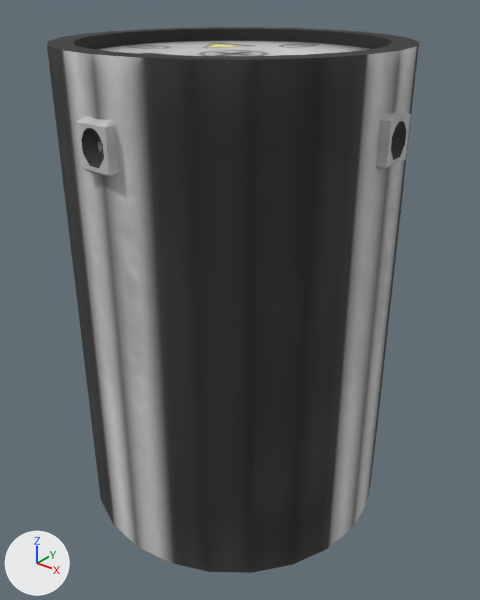
What one commit did to the FBX model Unity/Assets/Models/FCP.FBX.
The view is the same before and after, from a 50 mm camera at (0.67, -0.822, 0.498) aimed at (0.015, -0.003, -0.01). Every picture has the same lights, and +X, +Y and +Z are marked at lower left. Objects named as collision shapes, trigger or cutter boxes, shadow casters or lower levels of detail are left out. Where no turn or scale is listed for an object, it has been applied to the vertices.
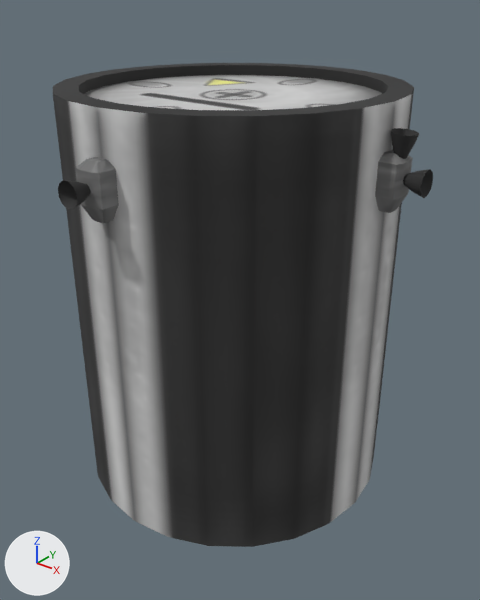
The newer file is also rescaled (x1.159) as a whole; pictures and numbers use the older file's frame.

Where the change shows, as pixel boxes (x1, y1, x2, y2) in the pictures (480 x 600 px):
'MainBody', mesh rescaled (11% shorter): before (47, 27, 419, 573); after (53, 63, 414, 547)
'Box118', deleted: before (76, 116, 119, 178)
'Cylinder026', added: after (75, 157, 119, 223)
'Cylinder023', added: after (375, 149, 413, 213)
'Box121', deleted: before (376, 110, 411, 170)
'Cylinder027', added: after (58, 180, 90, 210)
'Cylinder022', added: after (391, 128, 419, 159)
'Cylinder024', added: after (403, 169, 433, 198)

What the commit changed:
Material 'SupportTextures' (mat_supporttextures) is new.
Uses the picture img_molesheet1_nrm_png.
Uses the picture img_molesheet1_png.
me_mesh_017 has 192 vertices, 364 faces and spans x -0.27..0.27, y -0.27..0.27, z -0.4..0.4.
me_mesh_017 is used by ob_mainbody; location (0.0, 0.0, 0.015).
me_mesh_017 part 1: the whole mesh is scaled about its middle by (1, 1, 0.85), then moved by (0.0, 0.0, -0.002).
Mesh me_mesh_026 is new.
It has 45 vertices, 76 faces and spans x -0.0273..0.0048, y -0.0235..0.0234, z -0.0472..0.034.
It uses material mat_supporttextures.
Mesh me_mesh_028 is new.
It has 45 vertices, 76 faces and spans x -0.0235..0.0234, y -0.0048..0.0273, z -0.0472..0.034.
It uses material mat_supporttextures.
Mesh me_mesh_029 is new.
It has 49 vertices, 36 faces and spans x -0.0183..0.0183, y -0.052..-0.0192, z -0.0151..0.0214.
It uses material mat_supporttextures.
Mesh me_mesh_025 is new.
It has 49 vertices, 36 faces and spans x -0.0168..0.0196, y -0.0183..0.0183, z 0.0159..0.0536.
It uses material mat_supporttextures.
Mesh me_mesh_027 is new.
It has 49 vertices, 36 faces and spans x 0.0192..0.052, y -0.0183..0.0183, z -0.0151..0.0214.
It uses material mat_supporttextures.
Object 'Box121' (ob_box121) is deleted.
Object 'Box118' (ob_box118) is deleted.
Object 'Cylinder023' (ob_cylinder023) is new; it shows me_mesh_026.
Its location is (0.293, 0.0, 0.254).
Object 'Cylinder026' (ob_cylinder026) is new; it shows me_mesh_028.
Its location is (0.0, -0.293, 0.254).
Object 'Cylinder027' (ob_cylinder027) is new; it shows me_mesh_029.
Its location is (0.0, -0.276, 0.25).
Object 'Cylinder022' (ob_cylinder022) is new; it shows me_mesh_025.
Its location is (0.288, 0.0, 0.264).
Object 'Cylinder024' (ob_cylinder024) is new; it shows me_mesh_027.
Its location is (0.276, 0.0, 0.25).
